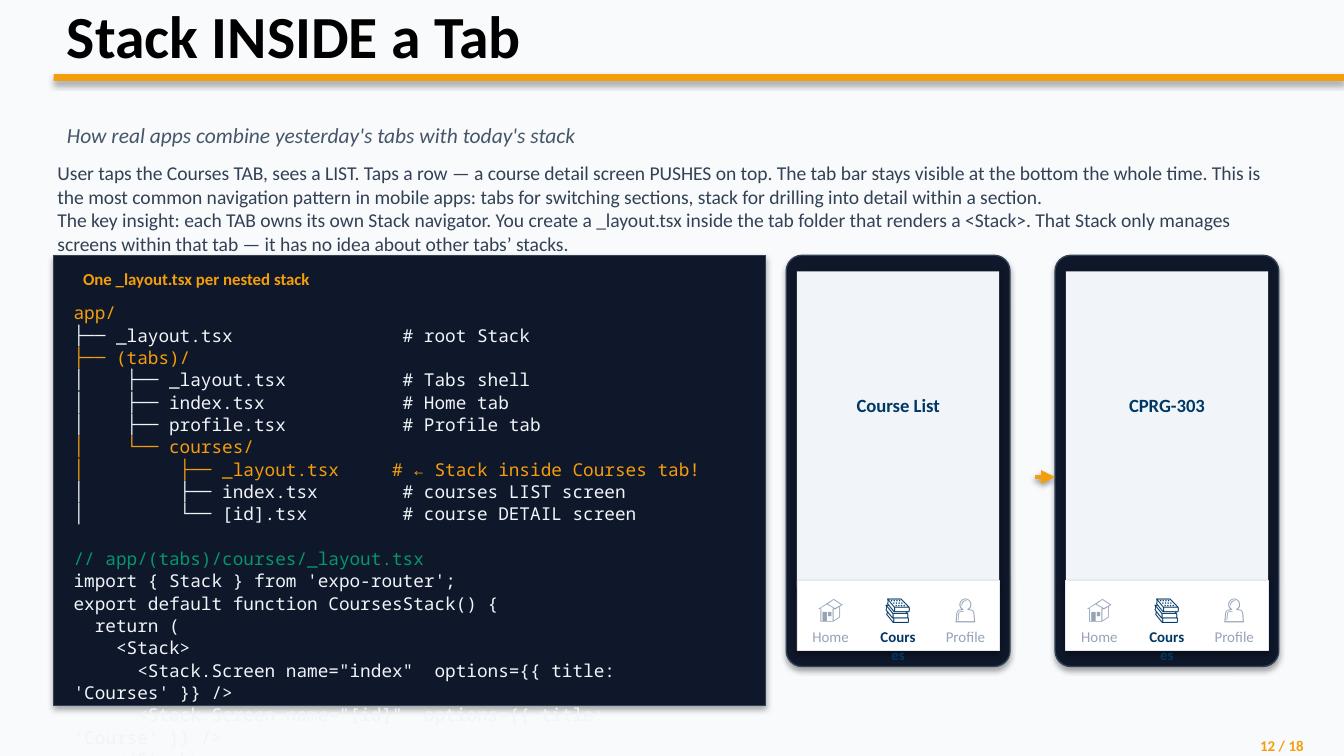
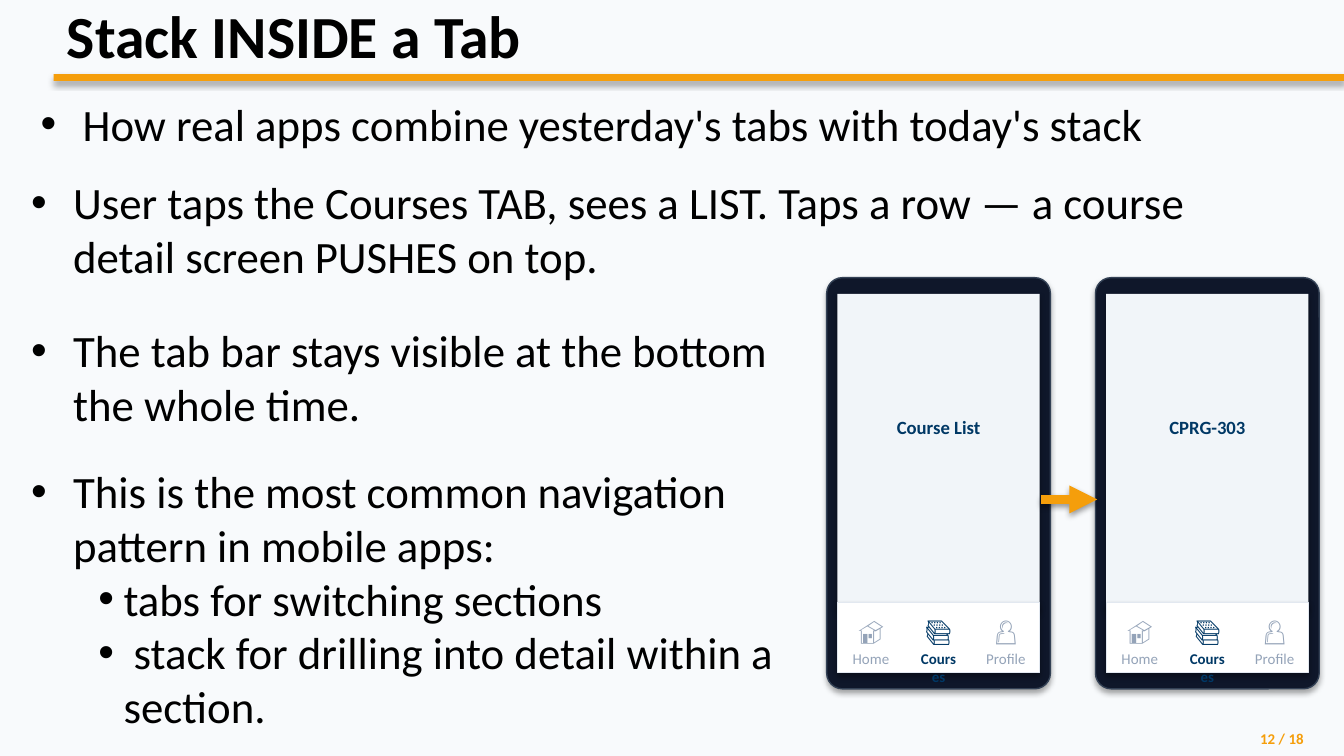
Before and after one commit to wlasitz-jeremy/Mobile-Application-Development-CPRG-303, a slide deck: slide 15 of Unit 4/Stack_Navigation_Updated.pptx. Drawn at 1344x756 pixels with LibreOffice and Linux fonts; fonts in the diff are those of the drawing. Boxes give left, top, right and bottom in pixels: in the first picture for what was removed or moved away, otherwise in the second. Text is boxed around its words. In the diff, an @@ line names an element or a change of style, - is before the commit and + after.

```diff
--- a/Unit 4/Stack_Navigation_Updated.pptx
+++ b/Unit 4/Stack_Navigation_Updated.pptx
@@ text "How real apps combine yesterday's ...": place and size @@
-text "How real apps combine yesterday's ..." at [67, 128, 575, 147]
+text "How real apps combine yesterday's ..." at [83, 110, 1142, 149]
@@ text "How real apps combine yesterday's ..." at [83, 110, 1142, 149]: size 11.5 to 24 pt, text colour #475569 to #000000, italic off; bullet none to • @@
@@ text at [73, 188, 1183, 281]: text changed; size 10.5 to 24 pt; text colour #334155 to #000000 @@
-User taps the Courses TAB, sees a LIST. Taps a row — a course detail screen PUSHES on top. The tab bar stays visible at the bottom the whole time. This is the most common navigation pattern in mobile apps: tabs for switching sections, stack for drilling into detail within a section.
-The key insight: each TAB owns its own Stack navigator. You create a _layout.tsx inside the tab folder that renders a <Stack>. That Stack only manages screens within that tab — it has no idea about other tabs’ stacks.
+• User taps the Courses TAB, sees a LIST. Taps a row — a course detail screen PUSHES on top.
@@ rectangle removed at [54, 255, 766, 706] @@
@@ text removed at [83, 273, 310, 288] @@
-One _layout.tsx per nested stack
@@ 2 texts, 2 rectangles, 2 rounded rectangles: place and size @@
-2 texts, 2 rectangles, 2 rounded rectangles at [786, 255, 1279, 667]
+2 texts, 2 rectangles, 2 rounded rectangles at [827, 278, 1320, 689]
@@ text removed at [74, 306, 700, 710] @@
-app/
-├── _layout.tsx # root Stack
-├── (tabs)/
-│ ├── _layout.tsx # Tabs shell
-│ ├── index.tsx # Home tab
-│ ├── profile.tsx # Profile tab
-│ └── courses/
-│ ├── _layout.tsx # ← Stack inside Courses tab!
-│ ├── index.tsx # courses LIST screen
-│ └── [id].tsx # course DETAIL screen
-// app/(tabs)/courses/_layout.tsx
-import { Stack } from 'expo-router';
-export default function CoursesStack() {
-return (
-<Stack>
-<Stack.Screen name="index" options={{ title: 'Courses' }} />
-<Stack.Screen name="[id]" options={{ title: 'Course' }} />
-</Stack>
-);
-}
@@ text added at [73, 336, 772, 724], 24 pt, text #000000 @@
+• The tab bar stays visible at the bottom the whole time.
+• This is the most common navigation pattern in mobile apps:
+  • tabs for switching sections
+  • stack for drilling into detail within a section.
@@ arrow moved from (1035, 477) - (1055, 477) to (1042, 500) - (1097, 500) @@
@@ arrow (1042, 500) - (1097, 500): stroke #F59E0B 2.5 pt to #F59E0B 5 pt @@
@@ 12 texts, 2 rectangles: place and size @@
-12 texts, 2 rectangles at [573, 463, 1267, 650]
+12 texts, 2 rectangles at [837, 602, 1308, 672]
@@ text "12 / 18": place and size @@
-text "12 / 18" at [1260, 740, 1304, 751]
+text "12 / 18" at [1260, 733, 1304, 744]
```
Also in this commit, not shown: 7 other slides changed, 1 slide added, 36 other files.
